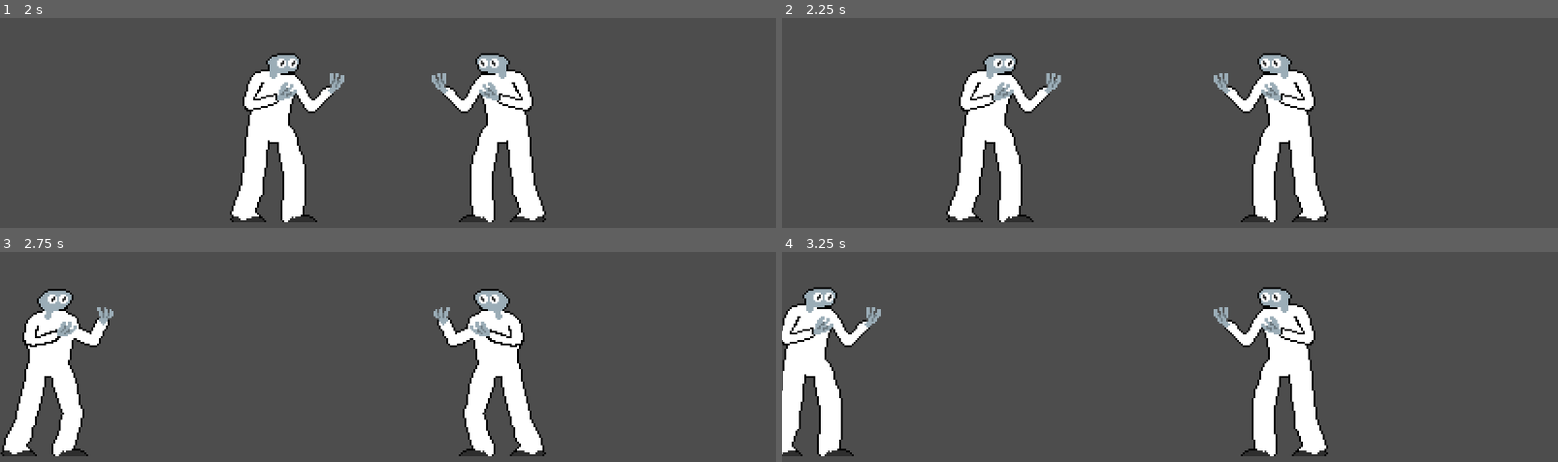
Above: before the commit, frames 1-4 (two rows, left to right).
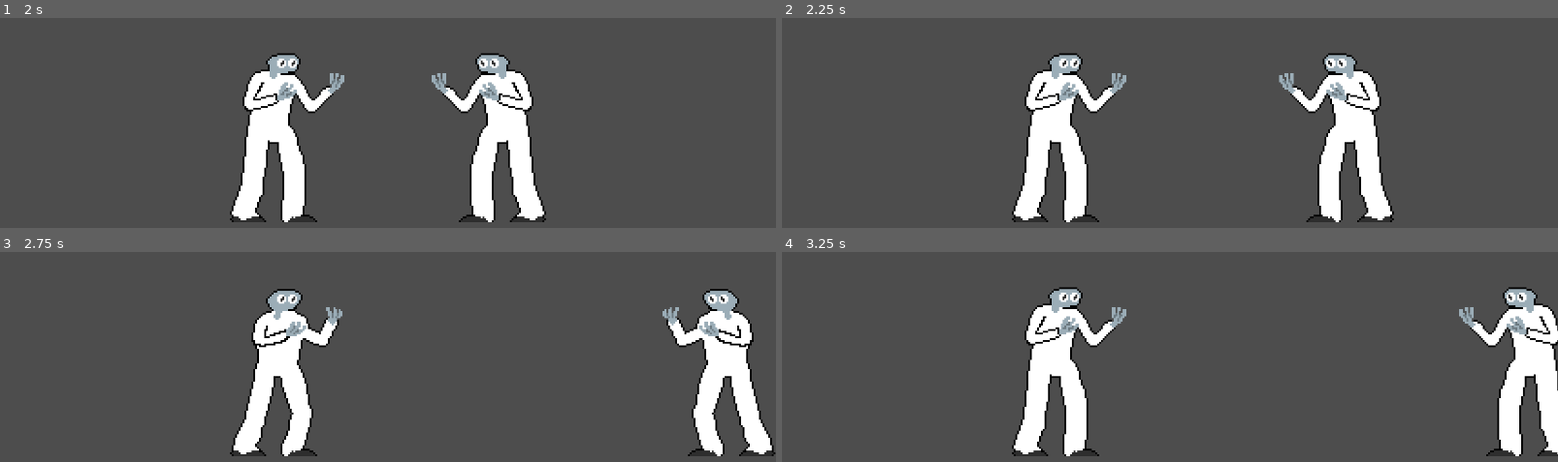
Above: after the commit, the same moments.

Repository: edenmann/class-game-1
Game: Godot game, scene res://Scenes/main.tscn
The game is run twice, just before and just after one commit, with the same random seed, the same clock (stepped at 60 frames per second) and the same inputs.
Inputs:
- Up to frame 1 (2 s): tap Enter at 1.25 s
- Up to frame 2 (2.25 s): hold A (p1_move_left) from 2.03 s (still down)
- Up to frame 3 (2.75 s): keep holding A (p1_move_left)
- Up to frame 4 (3.25 s): release A (p1_move_left) at 2.78 s

Frame 1 is identical in both runs. In frame 2, 20% of the frame differs, in the area x 21-79%, y 16-98%; in frame 3, 21%; in frame 4, 21%, in the area x 0-100%, y 16-98%.
Error after the commit: Invalid access to property or key 'position' on a base object of type 'Nil'. (res://Scripts/camera_2d.gd:14)

Commit message:
finished jump startup. added walls. working on camera.

Diff:
--- a/Scenes/main.tscn
+++ b/Scenes/main.tscn
@@ -1,8 +1,9 @@
-[gd_scene load_steps=4 format=3 uid="uid://doj371c1udef5"]
+[gd_scene load_steps=5 format=3 uid="uid://doj371c1udef5"]
 
 [ext_resource type="Script" path="res://Scripts/main.gd" id="1_dm20s"]
 [ext_resource type="PackedScene" uid="uid://dxh3e562fmq54" path="res://Scenes/stage.tscn" id="2_4hp8w"]
 [ext_resource type="PackedScene" uid="uid://d0r1nri00g81m" path="res://Scenes/player.tscn" id="3_2bk0r"]
+[ext_resource type="Script" path="res://Scripts/camera_2d.gd" id="3_sl37o"]
 
 [node name="Main" type="Node2D"]
 script = ExtResource("1_dm20s")
@@ -12,6 +13,7 @@
 [node name="Camera2D" type="Camera2D" parent="."]
 position = Vector2(0, -104)
 zoom = Vector2(3, 3)
+script = ExtResource("3_sl37o")
 
 [node name="Player1" parent="." instance=ExtResource("3_2bk0r")]
 position = Vector2(-64, -64)
--- a/Scenes/stage.tscn
+++ b/Scenes/stage.tscn
@@ -1,10 +1,13 @@
-[gd_scene load_steps=3 format=3 uid="uid://dxh3e562fmq54"]
+[gd_scene load_steps=4 format=3 uid="uid://dxh3e562fmq54"]
 
 [sub_resource type="PhysicsMaterial" id="PhysicsMaterial_kcgqr"]
 rough = true
 
 [sub_resource type="WorldBoundaryShape2D" id="WorldBoundaryShape2D_es3ts"]
 distance = -1.0
+
+[sub_resource type="RectangleShape2D" id="RectangleShape2D_x6u75"]
+size = Vector2(32, 320)
 
 [node name="StaticBody2D" type="StaticBody2D"]
 collision_mask = 3
@@ -13,3 +16,15 @@
 [node name="CollisionShape2D" type="CollisionShape2D" parent="."]
 scale = Vector2(20, 1)
 shape = SubResource("WorldBoundaryShape2D_es3ts")
+
+[node name="left wall" type="StaticBody2D" parent="."]
+
+[node name="CollisionShape2D" type="CollisionShape2D" parent="left wall"]
+position = Vector2(-464, -160)
+shape = SubResource("RectangleShape2D_x6u75")
+
+[node name="right wall" type="StaticBody2D" parent="."]
+
+[node name="CollisionShape2D" type="CollisionShape2D" parent="right wall"]
+position = Vector2(464, -160)
+shape = SubResource("RectangleShape2D_x6u75")
--- /dev/null
+++ b/Scripts/camera_2d.gd
@@ -0,0 +1,22 @@
+extends Camera2D
+
+var p1
+var p2
+
+# Called when the node enters the scene tree for the first time.
+func _ready() -> void:
+	p1 = $Player1
+	p2 = $Player2
+	pass # Replace with function body.
+
+
+# relative position of players. player1.x + player2.x
+var rel_position: float = p1.position.x + p2.position.x
+
+
+# Called every frame. 'delta' is the elapsed time since the previous frame.
+func _process(delta: float) -> void:
+	rel_position = Main.pos_dif()
+	print(rel_position)
+
+	self.position.x = rel_position
--- a/Scripts/main.gd
+++ b/Scripts/main.gd
@@ -17,10 +17,10 @@
 func _on_player_2_tree_entered() -> void:
 	p2= $Player2
 
-# pos_dif is x position difference. player 1 position minus player 2 position. used to determine which side the player is on.
 
-func pos_dif():
-	return (p1.position[0] - p2.position[0])
+# used for camera positioning
+static func pos_dif():
+	return (p1.position[0] + p2.position[0])
 
 var pos_time = 0
 var p1_past_side
--- a/Scripts/player.gd
+++ b/Scripts/player.gd
@@ -60,7 +60,7 @@
 func _ready():
 	move_left = player_action("move_left")
 	move_right = player_action("move_right")
-	jump = player_action("jump", 5)
+	jump = player_action("jump", 2)
 	crouch = player_action("crouch")
 
 
@@ -71,24 +71,15 @@
 var last_velocity: float
 
 var frame: float = 1.0/60.0
-var in_startup: bool
-
-var time_
-
-func action_startup(action):
-	in_startup = true
-	await get_tree().create_timer(action["startup"]*frame).timeout
-	in_startup = false
 
 func _physics_process(delta: float) -> void:
 	# Add the gravity.
-	#print(delta)
 
 	if is_on_floor():
 		on_floor = true
 		in_air = false
 
-	#if not is_on_floor():
+	#when in air
 	else:
 		velocity += get_gravity() * delta
 		velocity.x = last_velocity
@@ -98,10 +89,10 @@
 
 
 	# Handle jump.
-	if Input.is_action_just_pressed(jump["action"]) and is_on_floor():
-		action_startup(jump)
+	if Input.is_action_pressed(jump["action"]) and is_on_floor():
+		last_velocity = velocity.x
+		await get_tree().create_timer(jump["startup"]*frame).timeout
 		velocity.y = JUMP_VELOCITY
-		last_velocity = velocity.x
 
 
 	# Get the input direction and handle the movement/deceleration.
